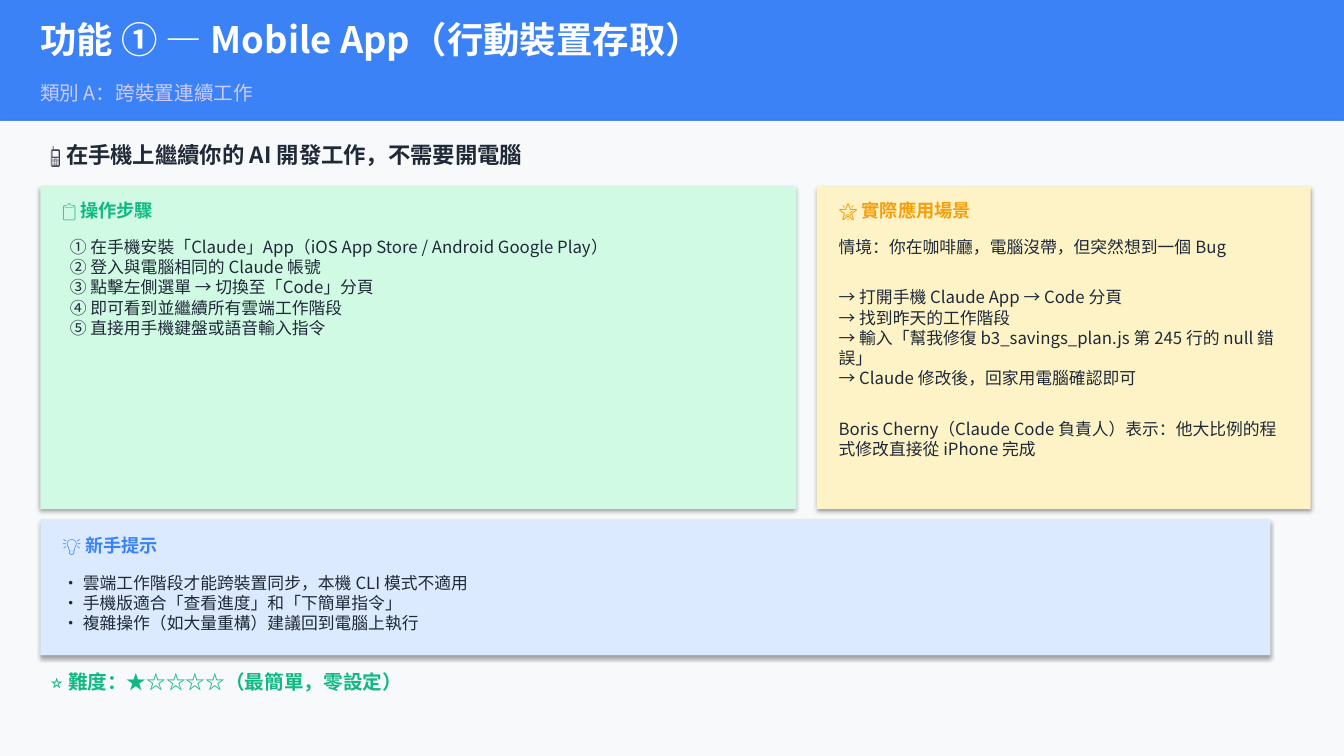
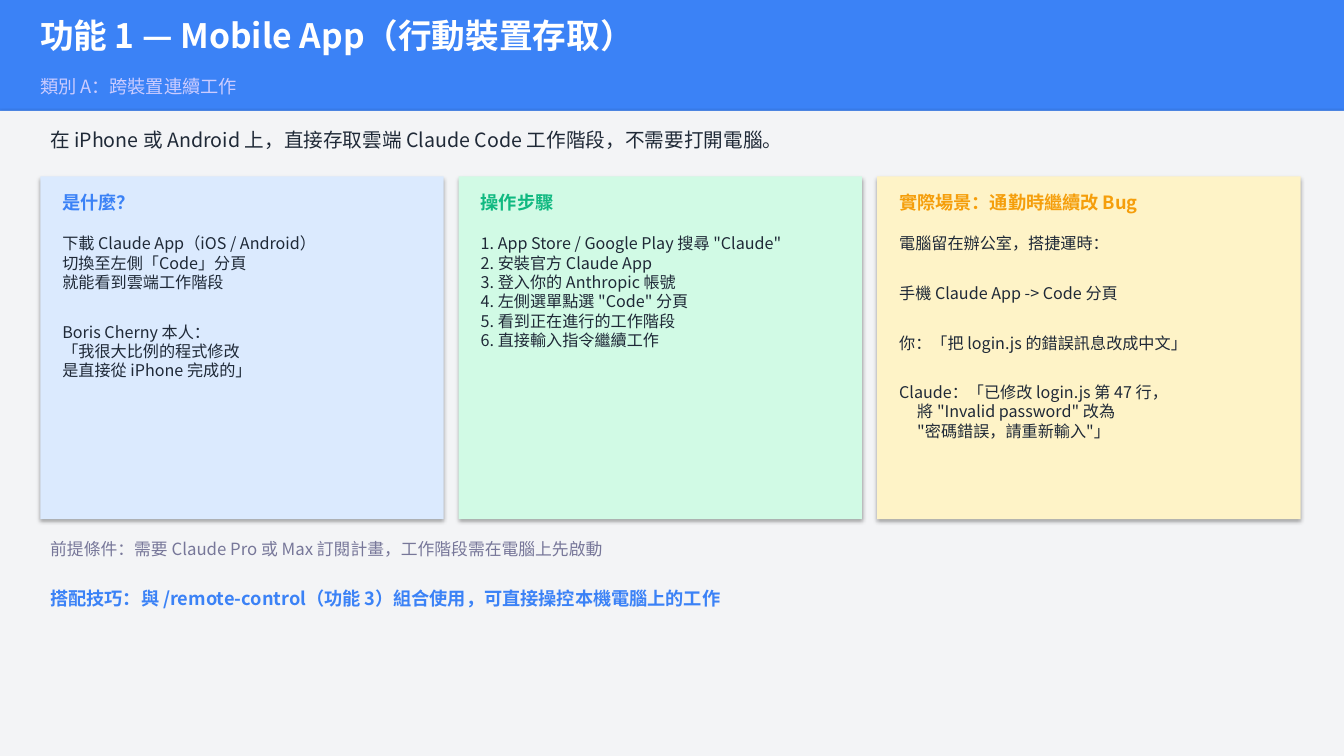
Before and after one commit to dd13556li/money-tutor, a slide deck: slide 5 of report/Claude_Code_15_Features_Guide.pptx. Drawn at 1344x756 pixels with LibreOffice and Linux fonts; fonts in the diff are those of the drawing. Boxes give left, top, right and bottom in pixels: in the first picture for what was removed or moved away, otherwise in the second. Text is boxed around its words. In the diff, an @@ line names an element or a change of style, - is before the commit and + after.

```diff
--- a/report/Claude_Code_15_Features_Guide.pptx
+++ b/report/Claude_Code_15_Features_Guide.pptx
@@ rectangle: place and size @@
-rectangle at [0,0,1344,121]
+rectangle at [0,0,1344,111]
@@ text at [40,19,634,56]: text changed; size 26 to 24 pt; font Noto Sans CJK SC to Noto Sans CJK TC @@
-功能 ① — Mobile App（行動裝置存取）
+功能 1 — Mobile App（行動裝置存取）
@@ text "類別 A：跨裝置連續工作" at [40,77,237,95]: size 14 to 13 pt, font Noto Sans CJK SC to Noto Sans CJK TC @@
@@ rectangle: place and size @@
-rectangle at [0,121,1344,756]
+rectangle at [0,111,1344,756]
@@ rectangle at [0,111,1344,756]: fill #F8F9FA to #F3F4F6 @@
@@ text at [50,130,782,149]: text changed; size 16 to 14 pt; font Noto Sans CJK SC to Noto Sans CJK TC; bold off @@
-📱 在手機上繼續你的 AI 開發工作，不需要開電腦
+在 iPhone 或 Android 上，直接存取雲端 Claude Code 工作階段，不需要打開電腦。
@@ rectangle: place and size @@
-rectangle at [40,187,797,509]
+rectangle at [40,176,444,519]
@@ rectangle at [40,176,444,519]: fill #D1FAE5 to #DBEAFE @@
@@ rectangle added at [459,176,862,519], fill #D1FAE5 @@
@@ rectangle: place and size @@
-rectangle at [817,187,1311,509]
+rectangle at [877,176,1301,519]
@@ text added at [62,193,135,211], 13 pt, text #3B82F6, bold @@
+是什麼？
@@ text at [481,193,554,211]: text changed; font Noto Sans CJK SC to Noto Sans CJK TC @@
-📋 操作步驟
+操作步驟
@@ text at [899,193,1138,214]: text changed; font Noto Sans CJK SC to Noto Sans CJK TC @@
-🌟 實際應用場景
+實際場景：通勤時繼續改 Bug
@@ text at [62,235,316,378]: text changed; size 12 to 11.5 pt; font Noto Sans CJK SC to Noto Sans CJK TC @@
-① 在手機安裝「Claude」App（iOS App Store / Android Google Play）
-② 登入與電腦相同的 Claude 帳號
-③ 點擊左側選單 → 切換至「Code」分頁
-④ 即可看到並繼續所有雲端工作階段
-⑤ 直接用手機鍵盤或語音輸入指令
+下載 Claude App（iOS / Android）
+切換至左側「Code」分頁
+就能看到雲端工作階段
+Boris Cherny 本人：
+「我很大比例的程式修改
+是直接從 iPhone 完成的」
@@ text at [481,235,781,348]: text changed; size 12 to 11.5 pt; font Noto Sans CJK SC to Noto Sans CJK TC @@
-情境：你在咖啡廳，電腦沒帶，但突然想到一個 Bug
-→ 打開手機 Claude App → Code 分頁
-→ 找到昨天的工作階段
-→ 輸入「幫我修復 b3_savings_plan.js 第 245 行的 null 錯誤」
-→ Claude 修改後，回家用電腦確認即可
-Boris Cherny（Claude Code 負責人）表示：他大比例的程式修改直接從 iPhone 完成
+1. App Store / Google Play 搜尋 "Claude"
+2. 安裝官方 Claude App
+3. 登入你的 Anthropic 帳號
+4. 左側選單點選 "Code" 分頁
+5. 看到正在進行的工作階段
+6. 直接輸入指令繼續工作
@@ text at [899,235,1187,439]: text changed; size 12 to 11.5 pt; font Noto Sans CJK SC to Noto Sans CJK TC @@
-• 雲端工作階段才能跨裝置同步，本機 CLI 模式不適用
-• 手機版適合「查看進度」和「下簡單指令」
-• 複雜操作（如大量重構）建議回到電腦上執行
+電腦留在辦公室，搭捷運時：
+手機 Claude App -> Code 分頁
+你：「把 login.js 的錯誤訊息改成中文」
+Claude：「已修改 login.js 第 47 行，
+將 "Invalid password" 改為
+"密碼錯誤，請重新輸入"」
@@ rectangle removed at [40,519,1270,655] @@
@@ text removed at [85,536,158,554] @@
-💡 新手提示
@@ text added at [50,541,602,557], 12 pt, text #777799 @@
+前提條件：需要 Claude Pro 或 Max 訂閱計畫，工作階段需在電腦上先啟動
@@ text added at [50,589,721,609], 13 pt, text #3B82F6, bold @@
+搭配技巧：與 /remote-control（功能 3）組合使用，可直接操控本機電腦上的工作
@@ text removed at [68,672,402,692] @@
-⭐ 難度：★☆☆☆☆（最簡單，零設定）
```
Also in this commit, not shown: 11 other slides changed, 10 slides added, 10 slides removed, 11 other files.
